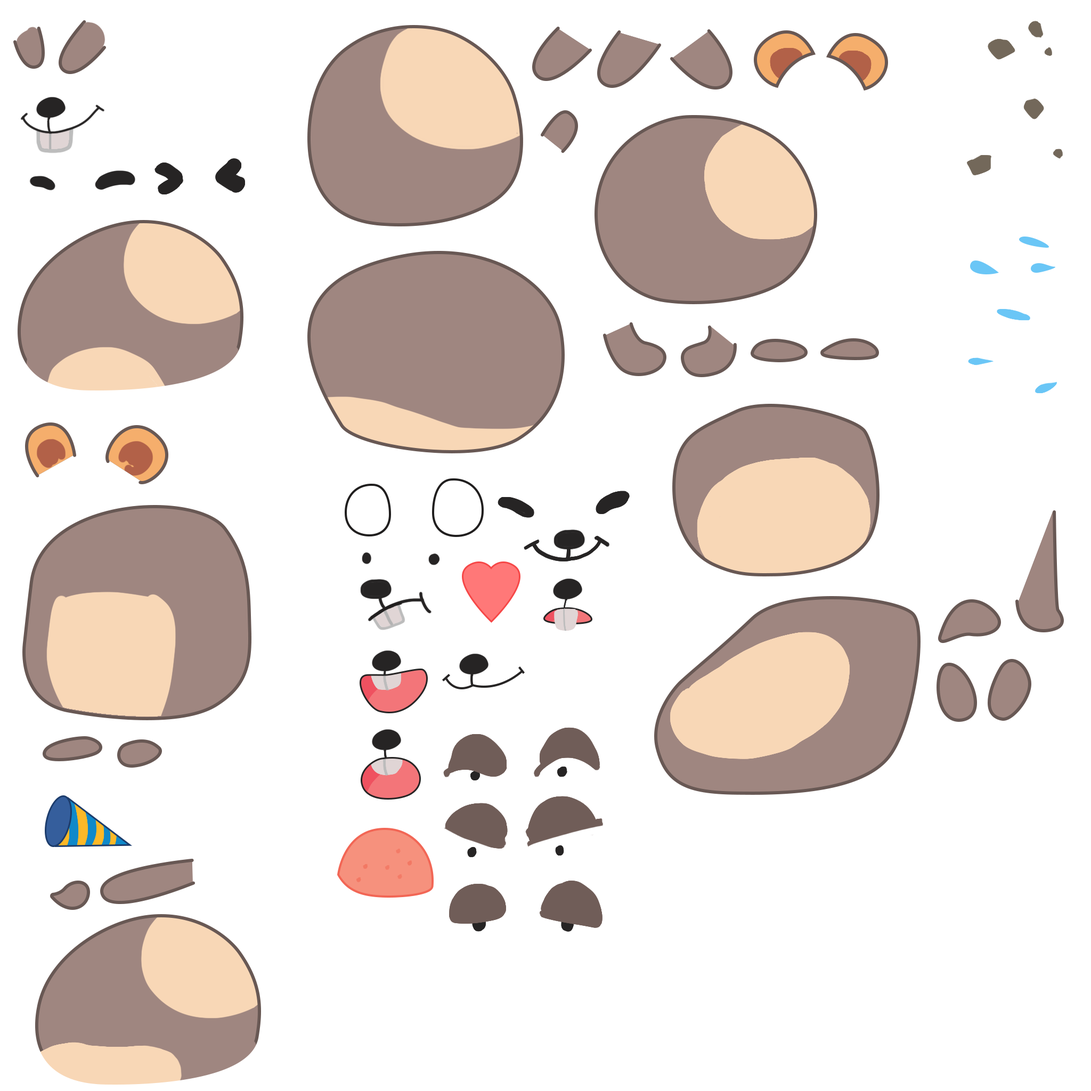
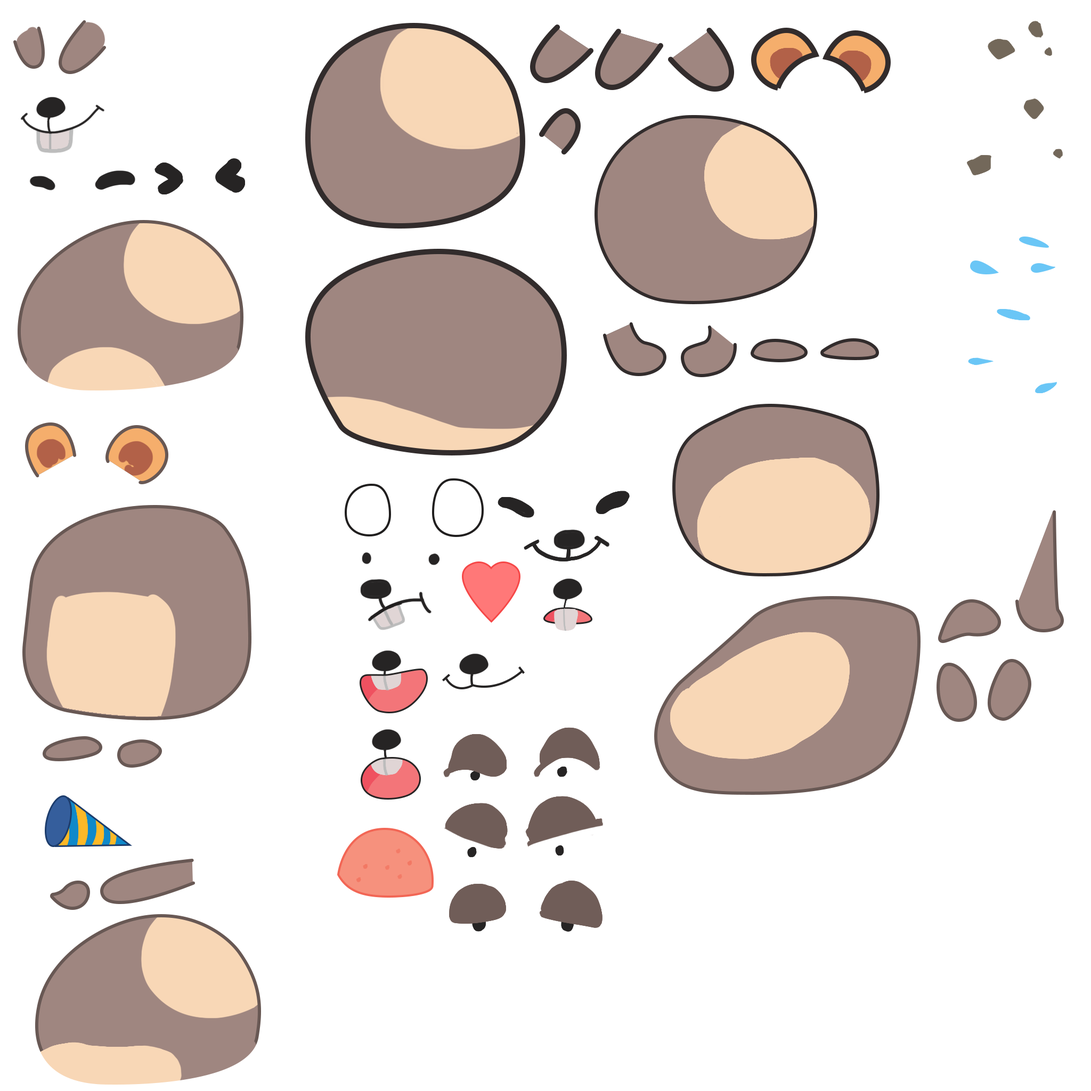
Before/after of a w=1091, h=1091 layered artwork. What changed in the layer stack:
painted on "Shape 26 copy" over [822, 30, 892, 94]
painted on "Shape 26" over [751, 27, 820, 91]
painted on "Shape 25" over [594, 115, 818, 305]
painted on "Shape 24" over [681, 325, 738, 378]
painted on "Shape 23" over [603, 322, 667, 377]
painted on "Shape 22" over [820, 338, 880, 361]
painted on "Shape 21" over [750, 338, 808, 363]
painted on "Shape 20" over [672, 403, 880, 577]
painted on "dau" (1st of 2, in "hamster left") over [305, 22, 526, 229]
painted on "chan sau trai" over [668, 27, 735, 92]
painted on "chan truoc trai" over [595, 28, 664, 91]
painted on "body" (1st of 2, in "hamster left") over [305, 248, 568, 456]
painted on "duoi" over [539, 108, 581, 155]
painted on "chan truoc phai" over [530, 24, 594, 84]
